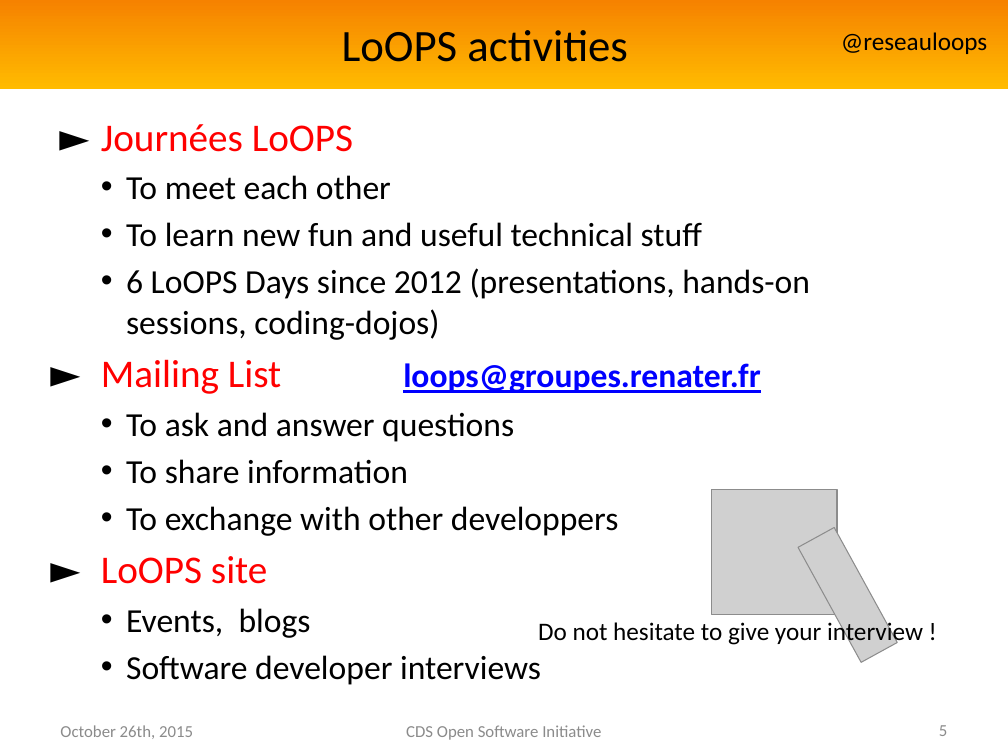
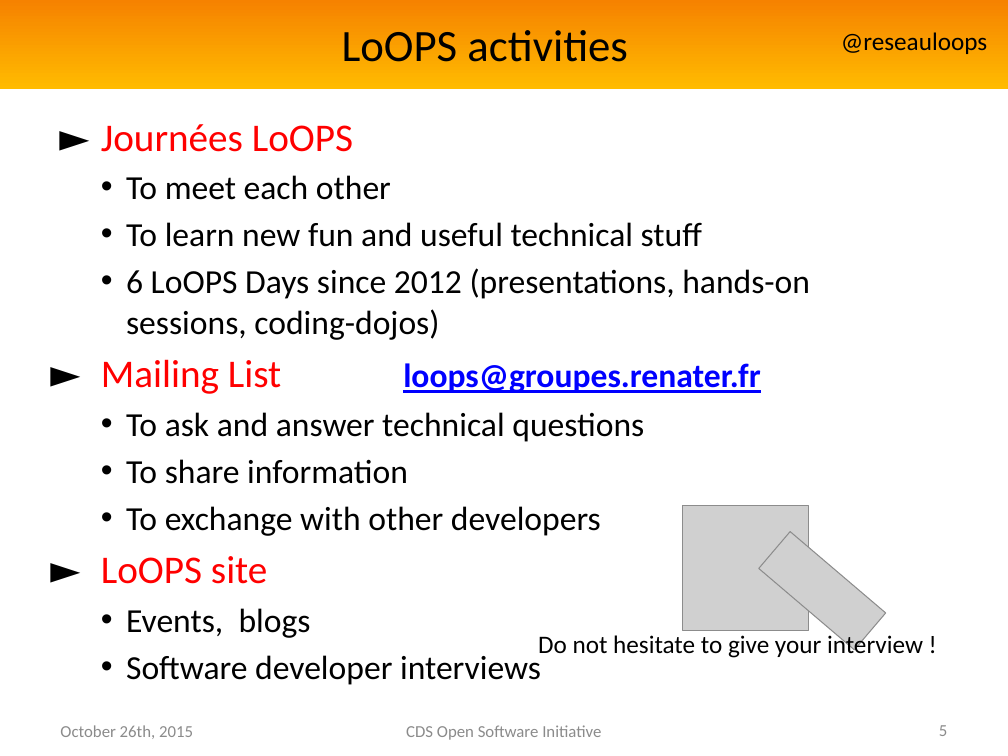
Before and after one commit to reseau-loops/reseau-loops.github.com, a slide deck: slide 5 of presentations/PrésentationLoOPSAnglais.pptx. Drawn at 1008x756 pixels with LibreOffice and Linux fonts; fonts in the diff are those of the drawing; grey boxes stand for pictures; background and template pictures are left out. Boxes give left, top, right and bottom in pixels: in the first picture for what was removed or moved away, otherwise in the second. Text is boxed around its words. In the diff, an @@ line names an element or a change of style, - is before the commit and + after.

```diff
--- a/presentations/PrésentationLoOPSAnglais.pptx
+++ b/presentations/PrésentationLoOPSAnglais.pptx
@@ text at box(126, 412, 644, 442): text changed @@
-    • To ask and answer questions
+    • To ask and answer technical questions
@@ text at box(126, 506, 601, 536): text changed @@
-    • To exchange with other developpers
+    • To exchange with other developers
@@ picture: place and size @@
-picture at box(712, 490, 837, 615)
+picture at box(682, 506, 807, 631)
@@ picture at box(759, 532, 886, 650): rotation 331 to 310 degrees @@
@@ text "Do not hesitate to give ...": place and size @@
-text "Do not hesitate to give ..." at box(538, 620, 923, 647)
+text "Do not hesitate to give ..." at box(538, 632, 923, 658)
```
Also in this commit, not shown: 3 other slides changed, 2 other files.
